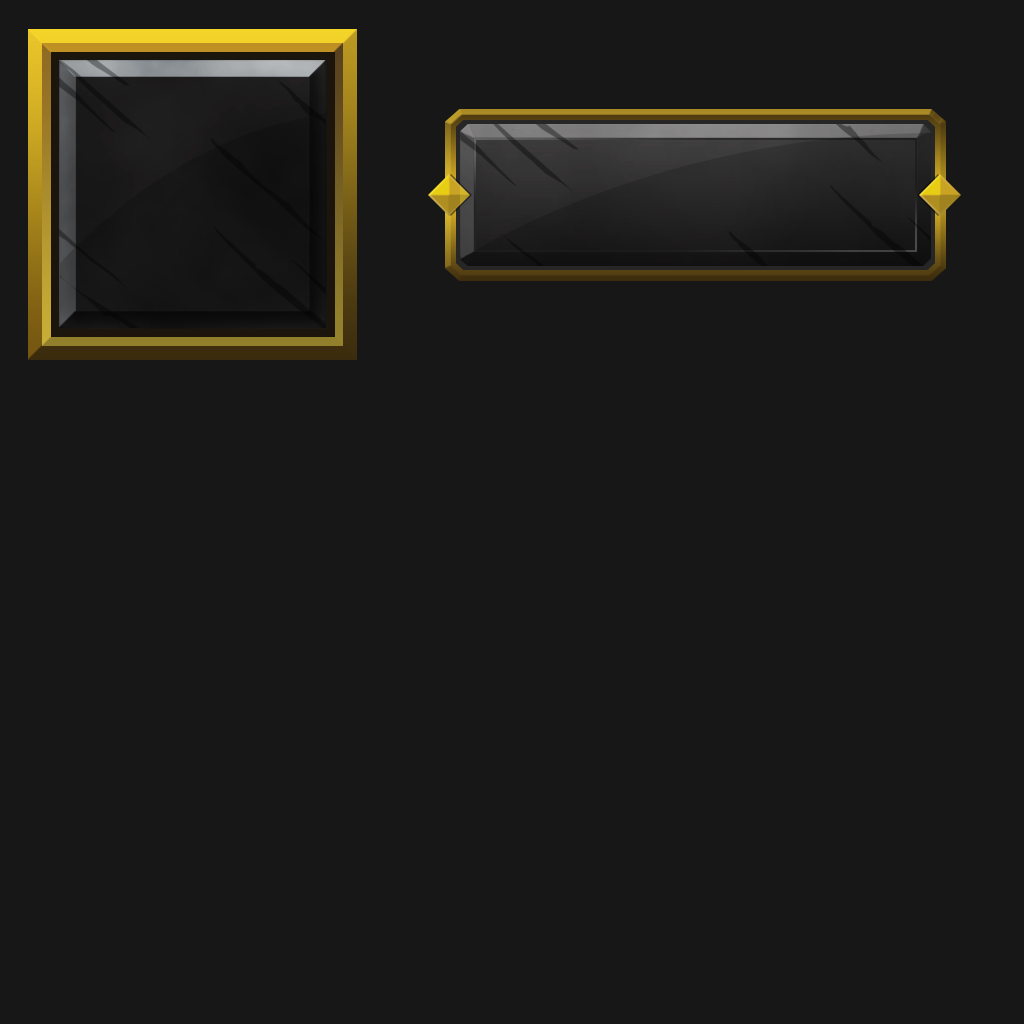
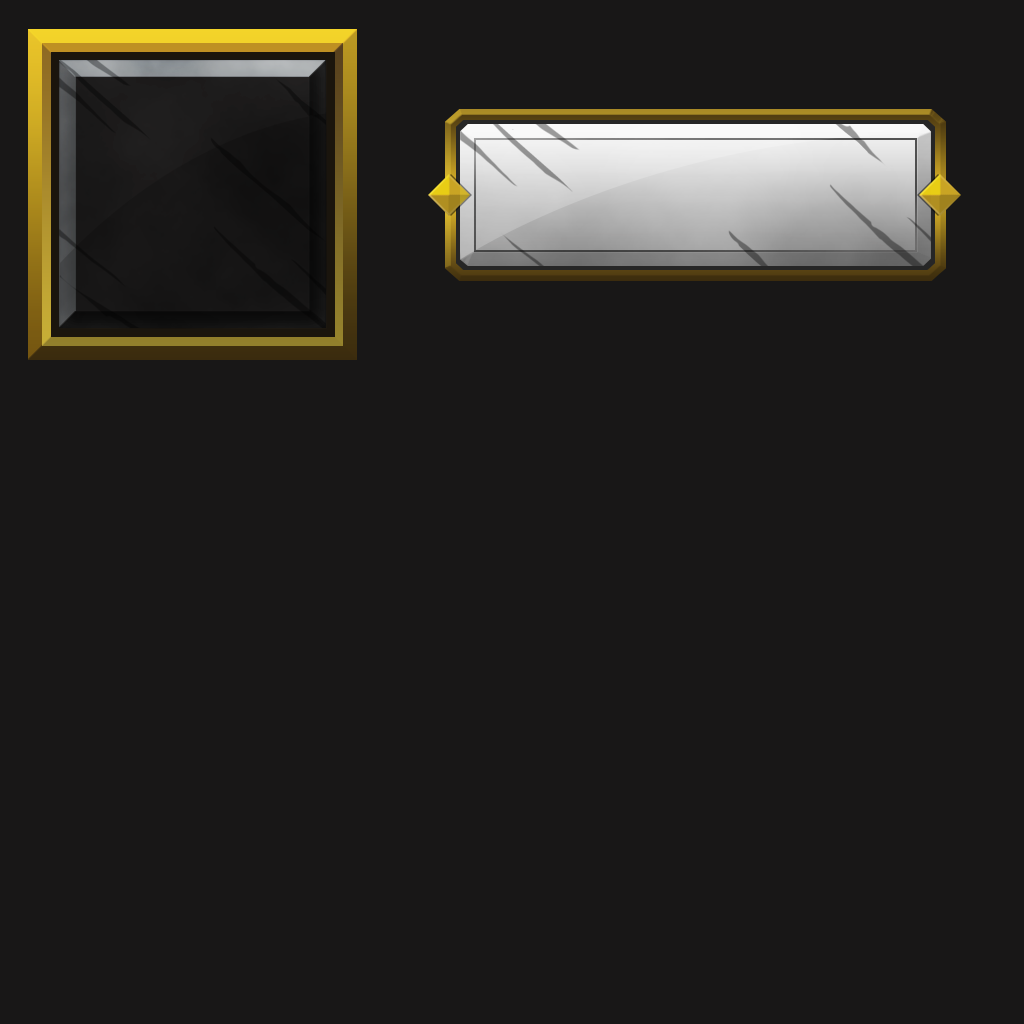
Before/after of a 1024px x 1024px layered artwork. What changed in the layer stack:
hid "Camada 1 copiar 3" over [460, 124, 931, 266]
showed "Camada 1 copiar 2" over [460, 124, 931, 266]
showed "Forma 5" over [460, 124, 931, 259]
showed "Camada 4" over [460, 124, 931, 266]
showed "Retângulo 2 copiar 2" (1st of 2) over [919, 174, 931, 216]
showed "Retângulo 2 copiar 2" (2nd of 2) over [917, 174, 931, 216]
showed "Retângulo 2" over [460, 174, 470, 216]
showed "Retângulo 2 copiar" over [460, 174, 472, 216]
showed "Camada 3" over [460, 124, 931, 266]
showed "Forma 4" over [474, 138, 917, 252]
showed "Forma 3", painted on it over [460, 124, 931, 266]
showed "Retângulo Arredondado 1" over [460, 124, 931, 266]
